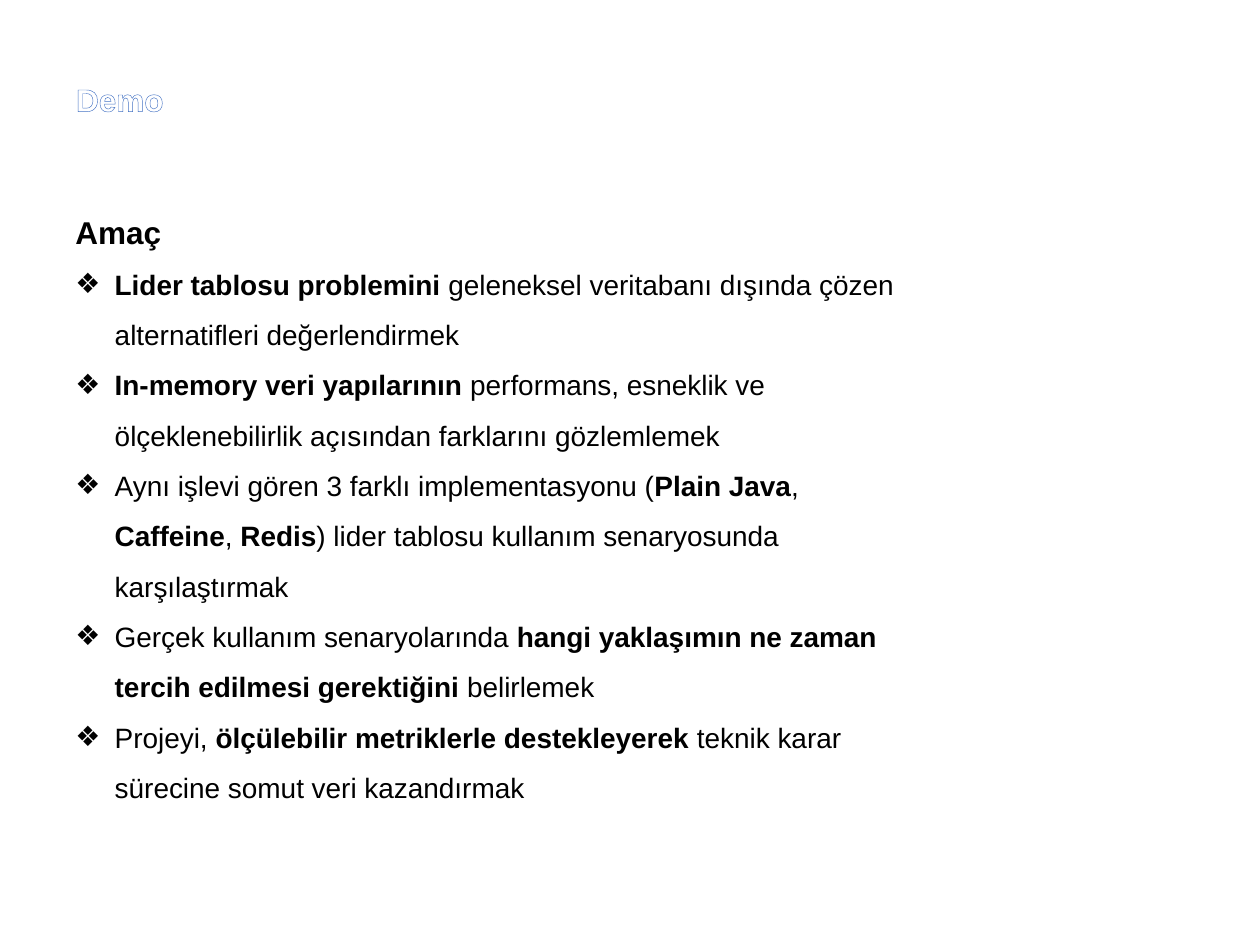
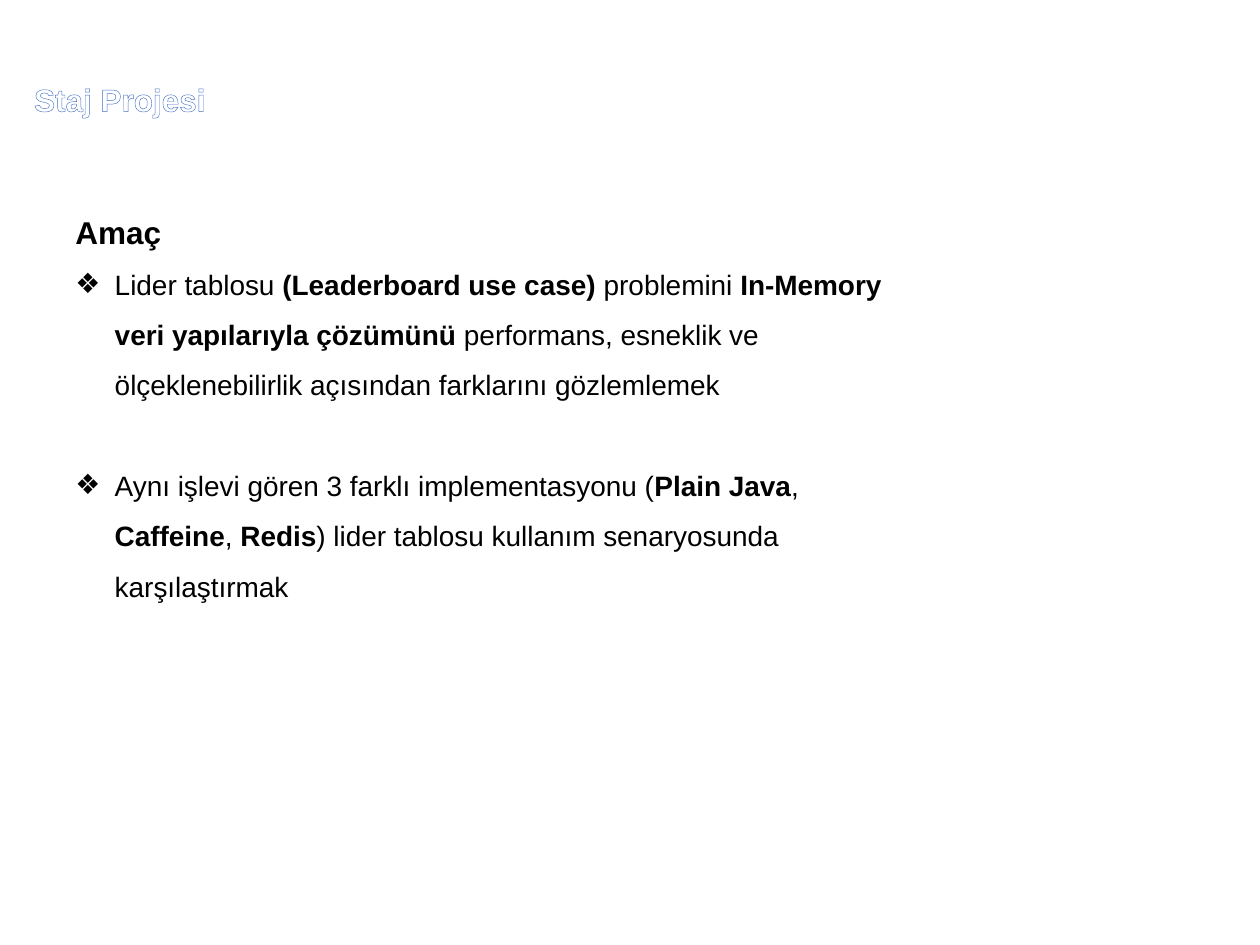
Before and after one commit to noxennn/LeaderboardREST, a slide deck: slide 11 of YusufEmreBayrakcıStajSunum.pptx (slide 21 before the commit). Drawn at 1260x945 pixels with LibreOffice and Linux fonts; fonts in the diff are those of the drawing; background and template pictures are left out. Boxes give left, top, right and bottom in pixels: in the first picture for what was removed or moved away, otherwise in the second. Text is boxed around its words. In the diff, an @@ line names an element or a change of style, - is before the commit and + after.

Commit message:
presentation updates

```diff
--- a/YusufEmreBayrakcıStajSunum.pptx
+++ b/YusufEmreBayrakcıStajSunum.pptx
@@ text at (34,88,206,117): text changed @@
-Demo
+Staj Projesi
@@ text at (115,274,881,401): text changed @@
-❖ Lider tablosu problemini geleneksel veritabanı dışında çözen alternatifleri değerlendirmek
-❖ In-memory veri yapılarının performans, esneklik ve ölçeklenebilirlik açısından farklarını gözlemlemek
+❖ Lider tablosu (Leaderboard use case) problemini In-Memory veri yapılarıyla çözümünü performans, esneklik ve ölçeklenebilirlik açısından farklarını gözlemlemek
@@ text at (115,626,877,799): paragraphs removed @@
-❖ Gerçek kullanım senaryolarında hangi yaklaşımın ne zaman tercih edilmesi gerektiğini belirlemek
-❖ Projeyi, ölçülebilir metriklerle destekleyerek teknik karar sürecine somut veri kazandırmak
```
Also in this commit, not shown: 16 other slides changed, 6 slides added, 19 slides removed, 6 other files.
